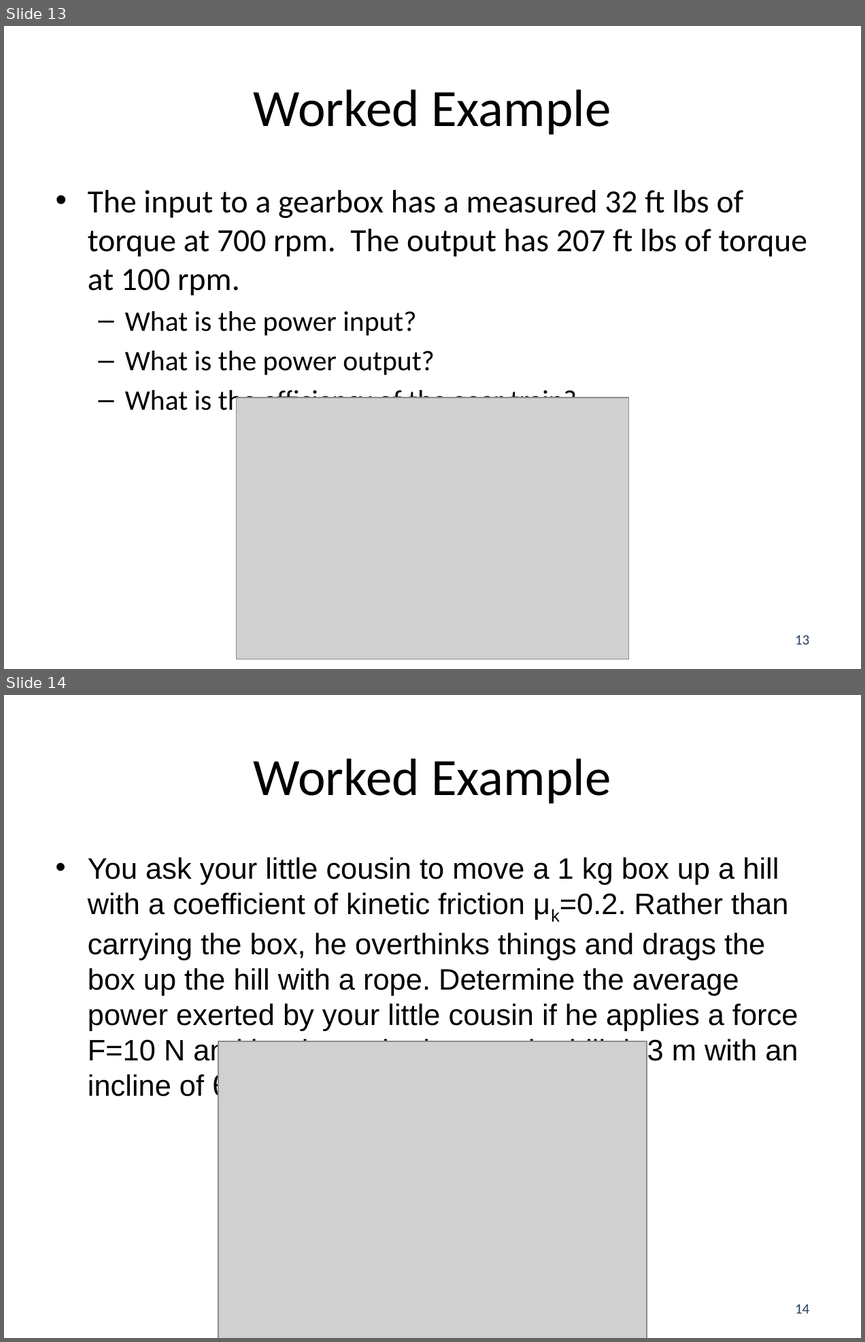
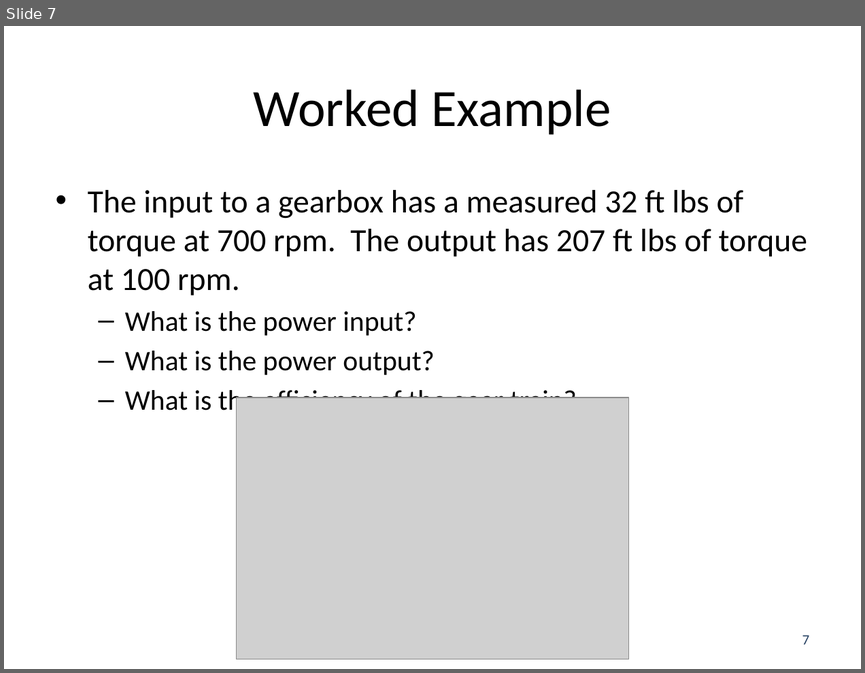
Before and after one commit to JacobMoore/mechanics_textbook, a slide deck: Lecture Slides/VideoLectureSlides/14.4.pptx. Shown one above the other, each under a label of ours: slides 13 and 14 before the commit, slide 7 after it. The pictures are 865x1342 and 865x673 pixels, drawn with LibreOffice and Linux fonts; fonts in the diff are those of the drawing; grey boxes stand for pictures. Boxes give left, top, right and bottom in pixels: in the first picture for what was removed or moved away, otherwise in the second. Text is boxed around its words. In the diff, an @@ line names an element or a change of style, - is before the commit and + after.

Commit message:
7.1 and 7.2 worked example
Fixed typos and added 5 worked example videos

```diff
--- a/Lecture Slides/VideoLectureSlides/14.4.pptx
+++ b/Lecture Slides/VideoLectureSlides/14.4.pptx
@@ slide 14 removed at box(4, 695, 861, 1338), background #FFFFFF @@
@@ title removed at box(254, 758, 611, 804) @@
-Worked Example
@@ text removed at box(88, 857, 798, 1066) @@
-• You ask your little cousin to move a 1 kg box up a hill with a coefficient of kinetic friction μk=0.2. Rather than carrying the box, he overthinks things and drags the box up the hill with a rope. Determine the average power exerted by your little cousin if he applies a force F=10 N and he drags the box up the hill d=3 m with an incline of θ=30 degrees.
@@ picture removed at box(218, 1041, 647, 1338) @@
@@ page number removed at box(795, 1304, 809, 1313) @@
-14
@@ what was slide 13 is now slide 7 @@
@@ page number at box(802, 635, 810, 644): text changed @@
-13
+7
```
Also in this commit, not shown: 1 slide changed, 6 slides added, 10 other slides removed, 37 other files.
